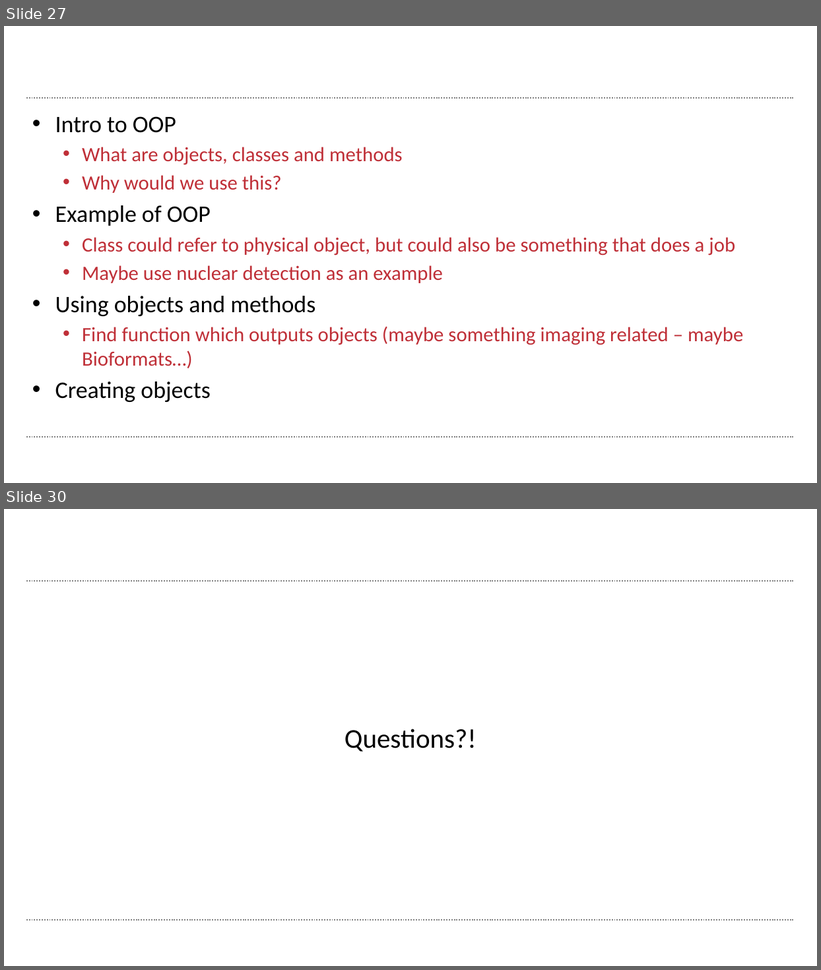
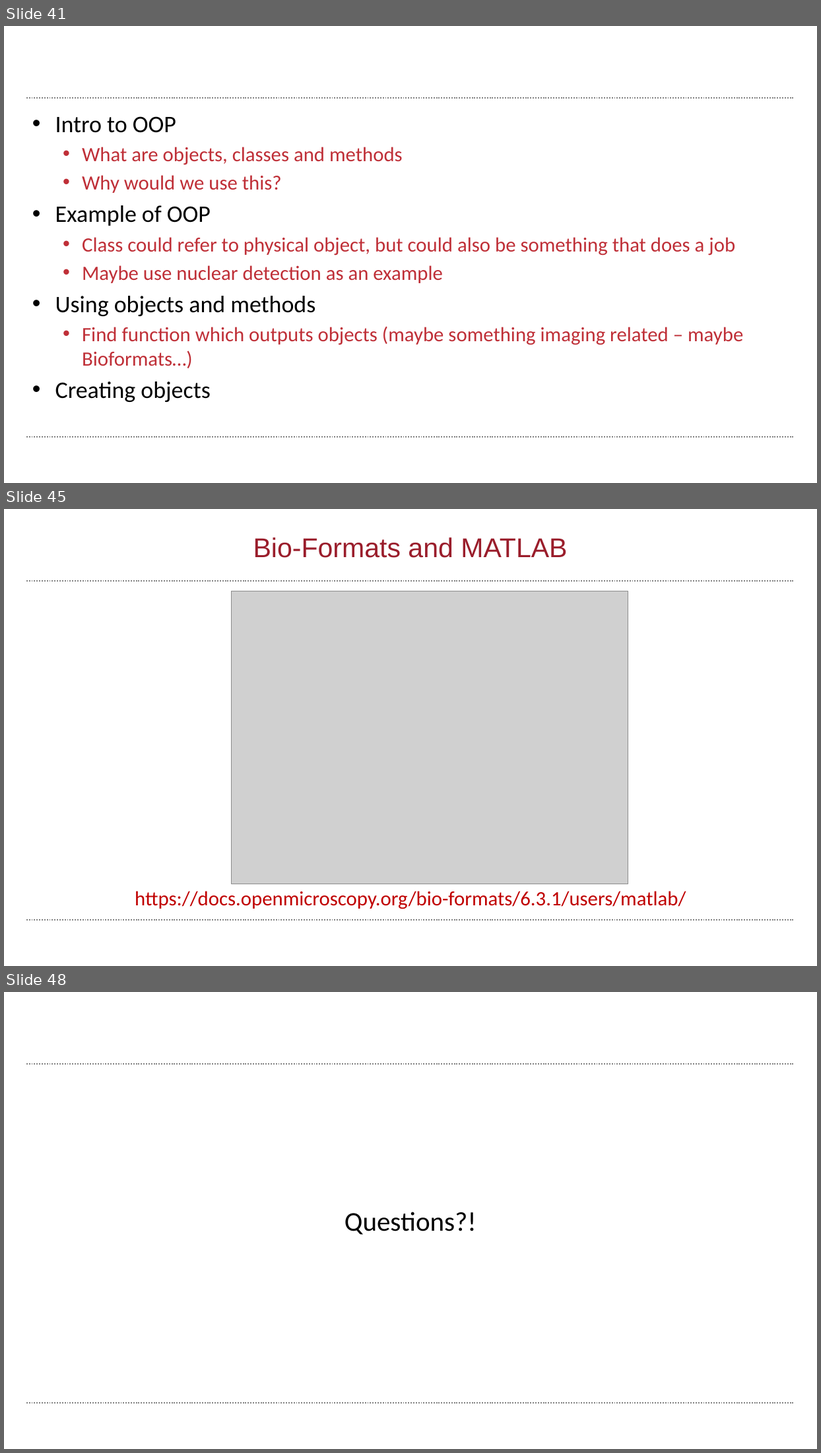
Before and after one commit to wbif-bristol/MATLAB-course, a slide deck: Session 3 - Advanced data structures/MATLAB Session 3.pptx. Shown one above the other, each under a label of ours: slides 27 and 30 before the commit, slides 41, 45 and 48 after it; the slides between them are not shown. The pictures are 821x970 and 821x1453 pixels, drawn with LibreOffice and Linux fonts; fonts in the diff are those of the drawing; grey boxes stand for pictures; background and template pictures are left out. Boxes give left, top, right and bottom in pixels: in the first picture for what was removed or moved away, otherwise in the second. Text is boxed around its words. In the diff, an @@ line names an element or a change of style, - is before the commit and + after.

Commit message:
Started on Bio-Formats reader content

```diff
--- a/Session 3 - Advanced data structures/MATLAB Session 3.pptx
+++ b/Session 3 - Advanced data structures/MATLAB Session 3.pptx
@@ slide 45 added at [4,509,817,966], background #FFFFFF; not listed: 2 template elements that a slide beside it also shows @@
@@ title added at [253,537,567,558], 32 pt, text #9A1D2B @@
+Bio-Formats and MATLAB
@@ picture added at [232,591,628,884] @@
@@ text added at [135,891,686,910], 24 pt, text #C00000 @@
+https://docs.openmicroscopy.org/bio-formats/6.3.1/users/matlab/
@@ what was slide 27 is now slide 41 @@
@@ what was slide 30 is now slide 48 @@
```
Also in this commit, not shown: 9 slides changed, 18 other slides added, 1 slide removed, 22 other files.
